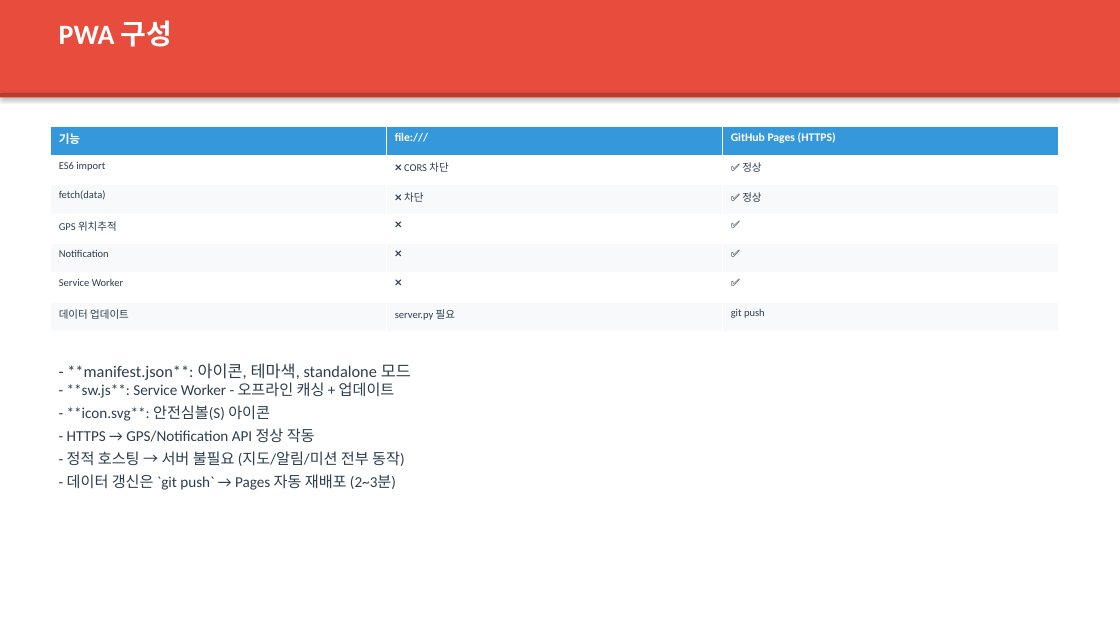
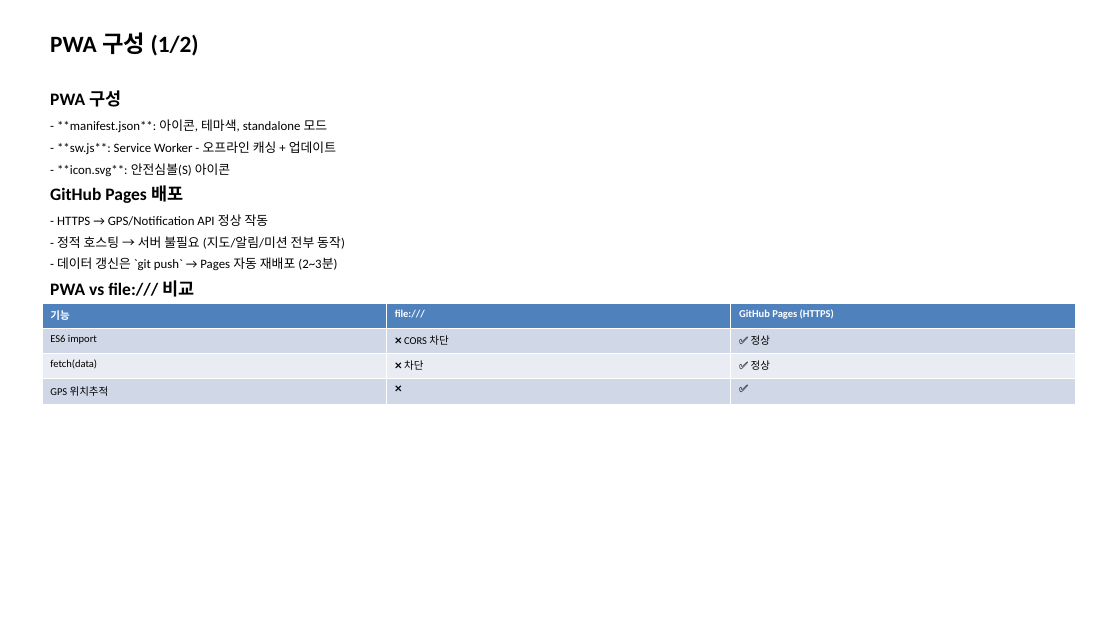
Before and after one commit to feelmydream80-sys/kidssafty, a slide deck: slide 14 of submission/ppt/KidsSafeAI_PPT_v4.pptx (slide 20 before the commit). Drawn at 1120x630 pixels with LibreOffice and Linux fonts; fonts in the diff are those of the drawing. Boxes give left, top, right and bottom in pixels: in the first picture for what was removed or moved away, otherwise in the second. Text is boxed around its words. In the diff, an @@ line names an element or a change of style, - is before the commit and + after.

```diff
--- a/submission/ppt/KidsSafeAI_PPT_v4.pptx
+++ b/submission/ppt/KidsSafeAI_PPT_v4.pptx
@@ rectangle removed at [0, 0, 1120, 92] @@
@@ text added at [50, 32, 199, 56], 20 pt, text #000000, bold @@
+PWA 구성 (1/2)
@@ text "PWA 구성": place and size @@
-text "PWA 구성" at [59, 20, 173, 47]
+text "PWA 구성" at [50, 90, 121, 107]
@@ text "PWA 구성" at [50, 90, 121, 107]: size 24 to 15 pt, text colour #FFFFFF to #000000 @@
@@ rectangle removed at [0, 92, 1120, 97] @@
@@ text added at [57, 119, 328, 133], 11 pt, text #000000 @@
+- **manifest.json**: 아이콘, 테마색, standalone 모드
@@ text added at [57, 141, 336, 155], 11 pt, text #000000 @@
+- **sw.js**: Service Worker - 오프라인 캐싱 + 업데이트
@@ text added at [57, 163, 230, 176], 11 pt, text #000000 @@
+- **icon.svg**: 안전심볼(S) 아이콘
@@ text added at [50, 185, 183, 203], 15 pt, text #000000, bold @@
+GitHub Pages 배포
@@ text added at [57, 214, 269, 226], 11 pt, text #000000 @@
+- HTTPS → GPS/Notification API 정상 작동
@@ text added at [57, 236, 345, 249], 11 pt, text #000000 @@
+- 정적 호스팅 → 서버 불필요 (지도/알림/미션 전부 동작)
@@ text added at [57, 257, 337, 271], 11 pt, text #000000 @@
+- 데이터 갱신은 `git push` → Pages 자동 재배포 (2~3분)
@@ text added at [50, 280, 194, 297], 15 pt, text #000000, bold @@
+PWA vs file:/// 비교
@@ table at [42, 303, 1075, 404] @@
-row 5: Notification | ❌ | ✅
-row 6: Service Worker | ❌ | ✅
-row 7: 데이터 업데이트 | server.py 필요 | git push
@@ table: place and size @@
-table at [50, 126, 1059, 332]
+table at [42, 303, 1075, 404]
@@ text removed at [67, 363, 411, 490] @@
-- **manifest.json**: 아이콘, 테마색, standalone 모드
-- **sw.js**: Service Worker - 오프라인 캐싱 + 업데이트
-- **icon.svg**: 안전심볼(S) 아이콘
-- HTTPS → GPS/Notification API 정상 작동
-- 정적 호스팅 → 서버 불필요 (지도/알림/미션 전부 동작)
-- 데이터 갱신은 `git push` → Pages 자동 재배포 (2~3분)
```
Also in this commit, not shown: 13 other slides changed, 6 slides added, 14 slides removed, 1 other file.
